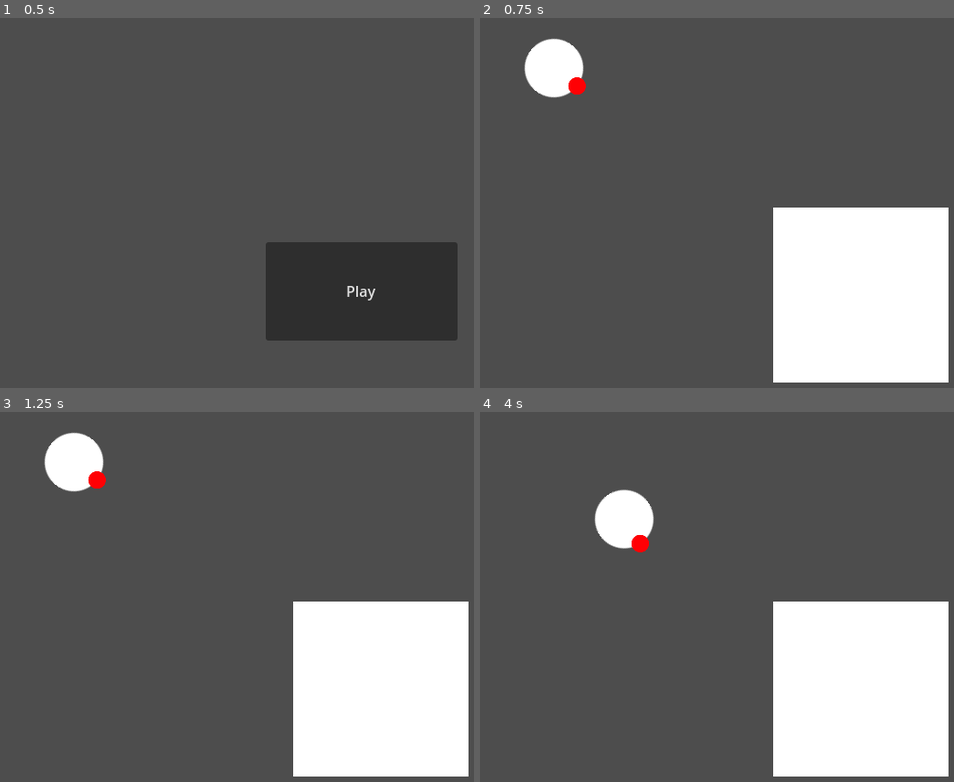
Above: before the commit, frames 1-4 (two rows, left to right).
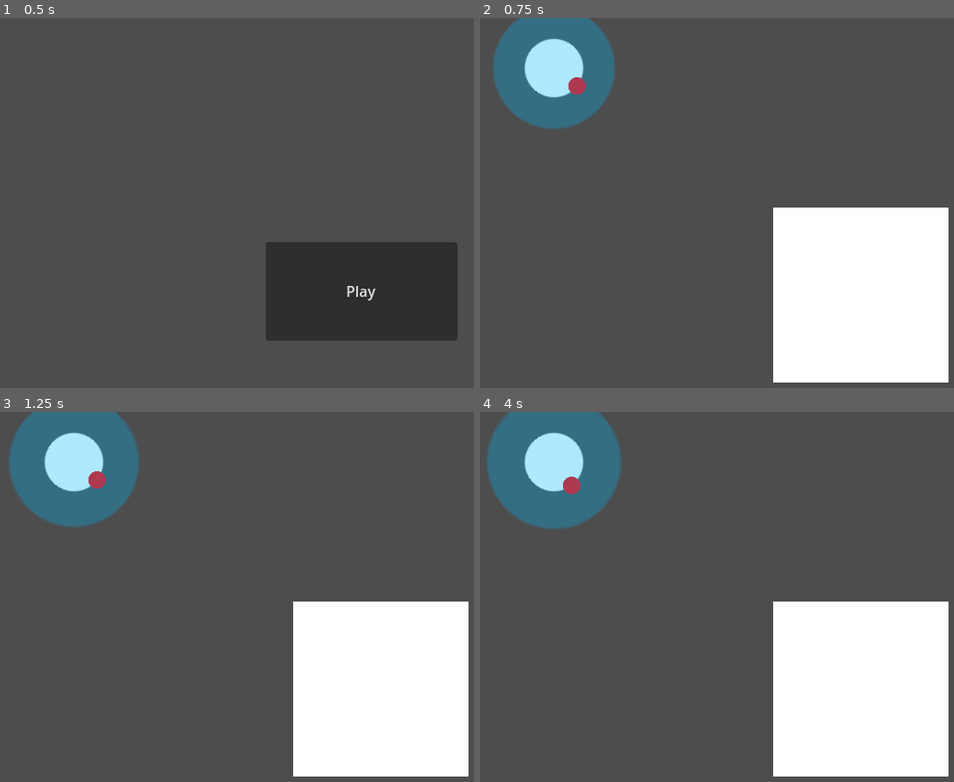
Above: after the commit, the same moments.

Repository: antimundo/rat-and-furrius
Game: Godot game, scene res://scenes/main_menu/main_menu.tscn
Two runs of this game, one before a commit and one after it. Both use one fixed random seed, a clock stepped at 60 frames per second and the inputs below.
Inputs (mouse positions are in pixels of both pictures, inside the frame that each line leads up to):
- Up to frame 1 (0.5 s): no input
- Up to frame 2 (0.75 s): click "Play" at 0.5 s
- Up to frame 3 (1.25 s): no input
- Up to frame 4 (4 s): move the mouse to (outside the picture) at 1.27 s; click (outside the picture) at 1.42 s; move the mouse to (693, 711) at 2.02 s; click (693, 711) at 2.17 s; tap Enter at 2.75 s; move the mouse to (916, 563) at 2.77 s; click (916, 563) at 2.92 s; move the mouse to (outside the picture) at 3.52 s; click (outside the picture) at 3.67 s

Frame 1 is identical in both runs. In frame 2, 6.4% of the frame differs, in the area x 2-29%, y 0-31%; in frame 3, 7.1%; in frame 4, 9.0%, in the area x 1-37%, y 0-38%.

Commit message:
Update player movement

Diff:
--- a/scenes/gameplay/player.gd
+++ b/scenes/gameplay/player.gd
@@ -1,13 +1,27 @@
 extends CharacterBody2D
 
-@export var speed = 400
+@export var speed = 40
+var is_snapped := false
 
 func get_input():
 	look_at(get_global_mouse_position())
-	if Input.is_mouse_button_pressed(1):
-		velocity = transform.x * speed
+
+	const SNAP_PADDING := 10
+	const UNSNAP_DISTANCE := 250
+
+	var distance = position.distance_to(get_global_mouse_position())
+
+	if is_snapped:
+		$Area.visible = false
+		if distance < UNSNAP_DISTANCE and distance > SNAP_PADDING:
+			velocity = transform.x * speed * (distance - SNAP_PADDING)
+		elif distance > UNSNAP_DISTANCE:
+			is_snapped = false
 	else:
+		$Area.visible = true
 		velocity = transform.x * 0
+		if distance < UNSNAP_DISTANCE / 4:
+			is_snapped = true
 
 func _physics_process(delta):
 	get_input()
--- a/scenes/gameplay/player.tscn
+++ b/scenes/gameplay/player.tscn
@@ -1,10 +1,47 @@
-[gd_scene load_steps=4 format=3 uid="uid://bijr1niobi180"]
+[gd_scene load_steps=7 format=3 uid="uid://bijr1niobi180"]
 
 [ext_resource type="Script" path="res://scenes/gameplay/player.gd" id="1_qh5oh"]
 [ext_resource type="Texture2D" uid="uid://r28s42mguoxy" path="res://assets/sprites/circle.svg" id="2_nw4bl"]
 
 [sub_resource type="CircleShape2D" id="CircleShape2D_y38pr"]
 radius = 27.2947
+
+[sub_resource type="Animation" id="Animation_yipce"]
+resource_name = "idle"
+loop_mode = 1
+tracks/0/type = "value"
+tracks/0/imported = false
+tracks/0/enabled = true
+tracks/0/path = NodePath(".:scale")
+tracks/0/interp = 1
+tracks/0/loop_wrap = true
+tracks/0/keys = {
+"times": PackedFloat32Array(0, 0.5),
+"transitions": PackedFloat32Array(-2, -2),
+"update": 0,
+"values": [Vector2(2, 2), Vector2(2.3, 2.3)]
+}
+
+[sub_resource type="Animation" id="Animation_cddq6"]
+length = 0.001
+tracks/0/type = "value"
+tracks/0/imported = false
+tracks/0/enabled = true
+tracks/0/path = NodePath(".:scale")
+tracks/0/interp = 1
+tracks/0/loop_wrap = true
+tracks/0/keys = {
+"times": PackedFloat32Array(0),
+"transitions": PackedFloat32Array(1),
+"update": 0,
+"values": [Vector2(2, 2)]
+}
+
+[sub_resource type="AnimationLibrary" id="AnimationLibrary_w43h6"]
+_data = {
+"RESET": SubResource("Animation_cddq6"),
+"idle": SubResource("Animation_yipce")
+}
 
 [node name="Player" type="CharacterBody2D"]
 script = ExtResource("1_qh5oh")
@@ -20,3 +57,14 @@
 position = Vector2(32, 0)
 scale = Vector2(0.3, 0.3)
 texture = ExtResource("2_nw4bl")
+
+[node name="Area" type="Sprite2D" parent="."]
+modulate = Color(0, 0.717647, 0.980392, 0.313726)
+scale = Vector2(2, 2)
+texture = ExtResource("2_nw4bl")
+
+[node name="AnimationPlayer" type="AnimationPlayer" parent="Area"]
+autoplay = "idle"
+libraries = {
+"": SubResource("AnimationLibrary_w43h6")
+}
